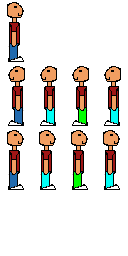
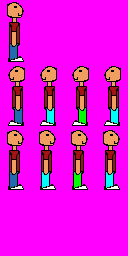
The second (128, 256) image is a revision of the first. Changes to its layers:
added layer "background" over (x1=0, y1=0, x2=128, y2=256)
